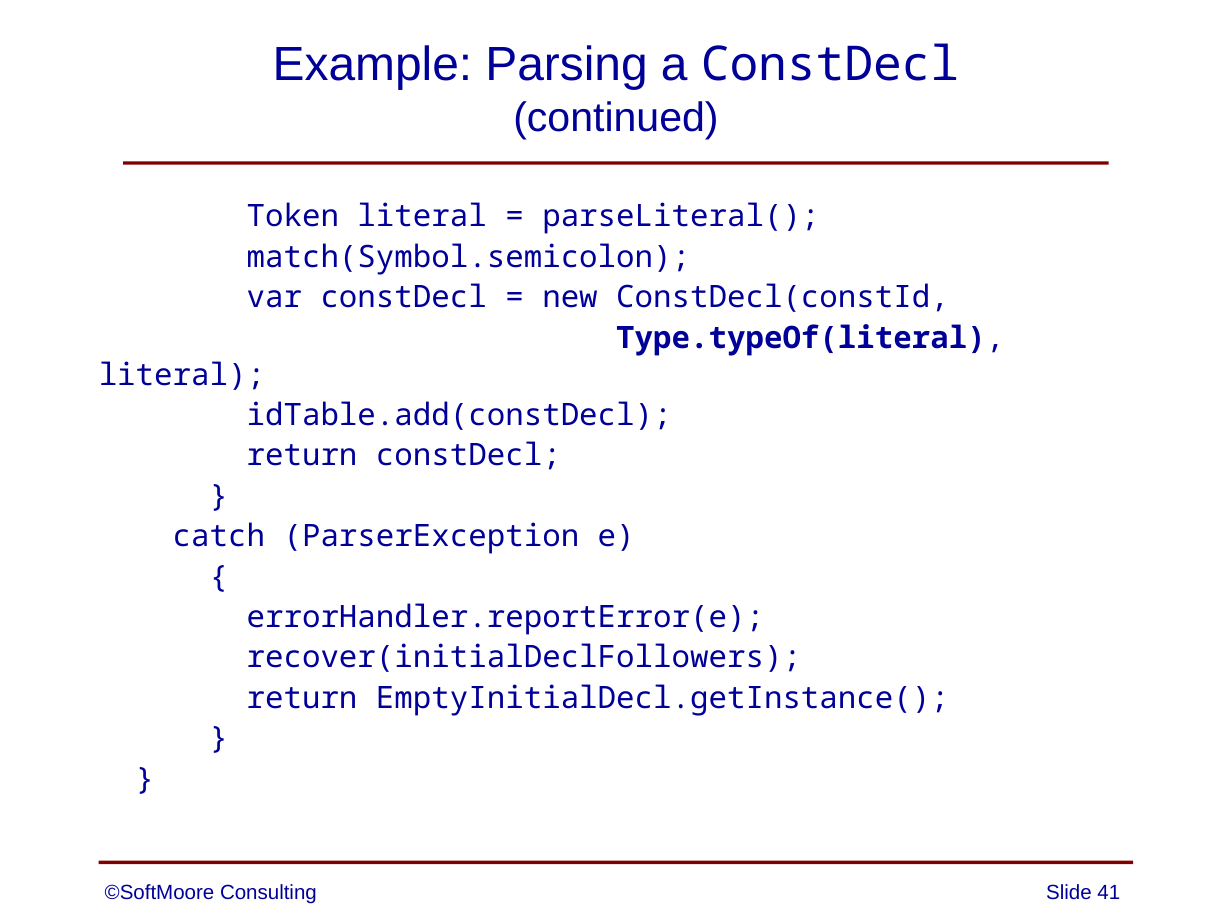
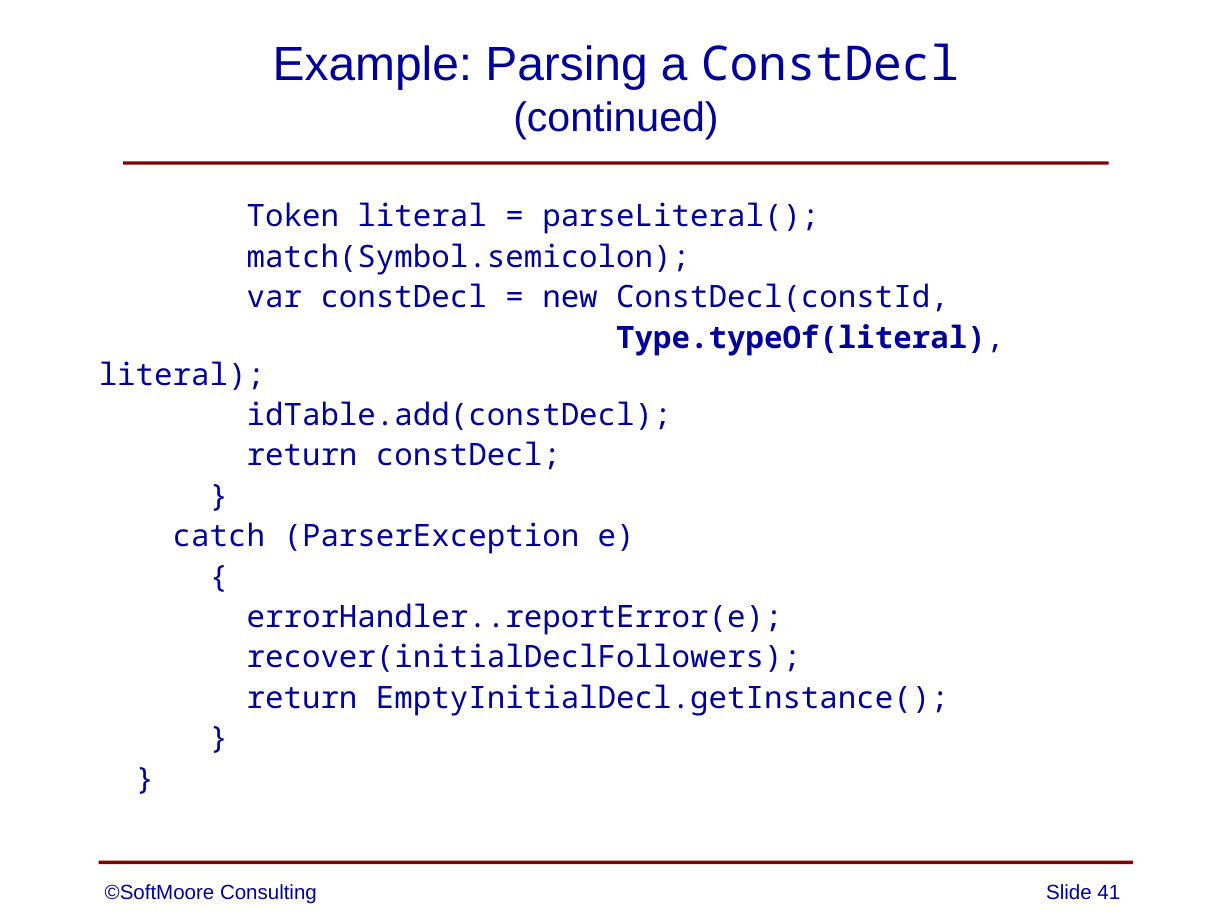
Before and after one commit to SoftMoore/CPRL-Java-3rd, a slide deck: slide 41 of PowerPoints/08 - Abstract Syntax Trees.pptx. Drawn at 1232x924 pixels with LibreOffice and Linux fonts; fonts in the diff are those of the drawing. Boxes give left, top, right and bottom in pixels: in the first picture for what was removed or moved away, otherwise in the second. Text is boxed around its words. In the diff, an @@ line names an element or a change of style, - is before the commit and + after.

```diff
--- a/PowerPoints/08 - Abstract Syntax Trees.pptx
+++ b/PowerPoints/08 - Abstract Syntax Trees.pptx
@@ text at box(247, 603, 783, 635): text changed @@
-errorHandler.reportError(e);
+errorHandler..reportError(e);
```
Also in this commit, not shown: 13 other slides changed.
